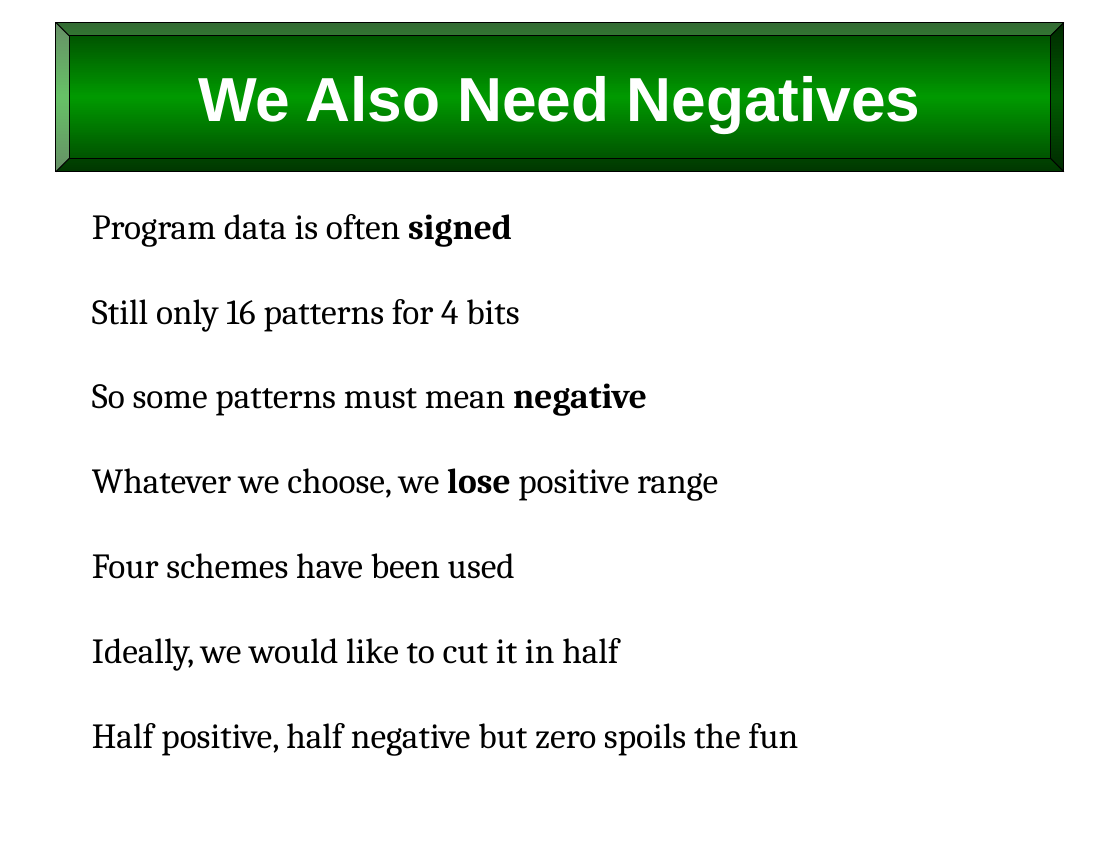
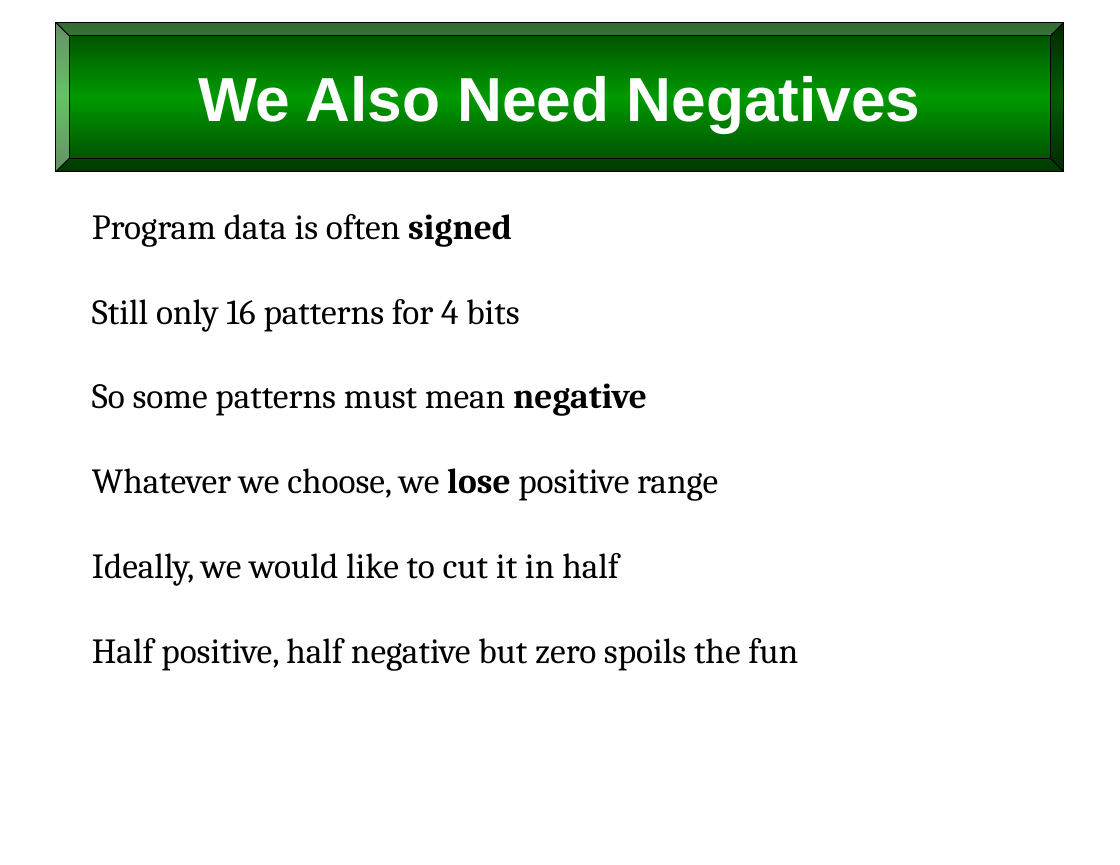
Before and after one commit to billswartz7/IntroToProgramming, a slide deck: slide 17 of Slides/L5_Variables.pptx (slide 16 before the commit). Drawn at 1120x865 pixels with LibreOffice and Linux fonts; fonts in the diff are those of the drawing. Boxes give left, top, right and bottom in pixels: in the first picture for what was removed or moved away, otherwise in the second. Text is boxed around its words. In the diff, an @@ line names an element or a change of style, - is before the commit and + after.

```diff
--- a/Slides/L5_Variables.pptx
+++ b/Slides/L5_Variables.pptx
@@ text at <box>92,553,515,579</box>: paragraph removed @@
-Four schemes have been used
```
Also in this commit, not shown: 5 other slides changed, 1 slide added, 31 other files.
